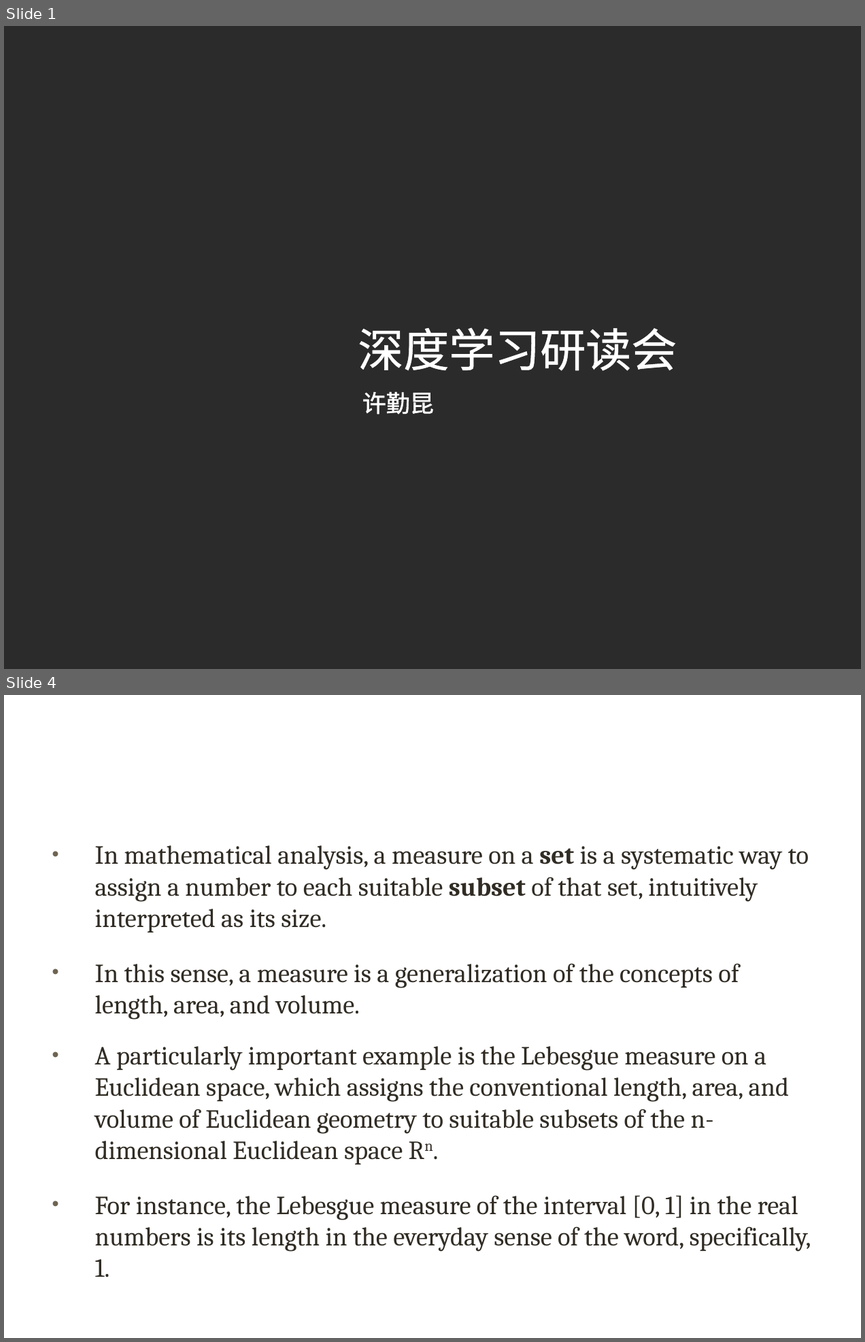
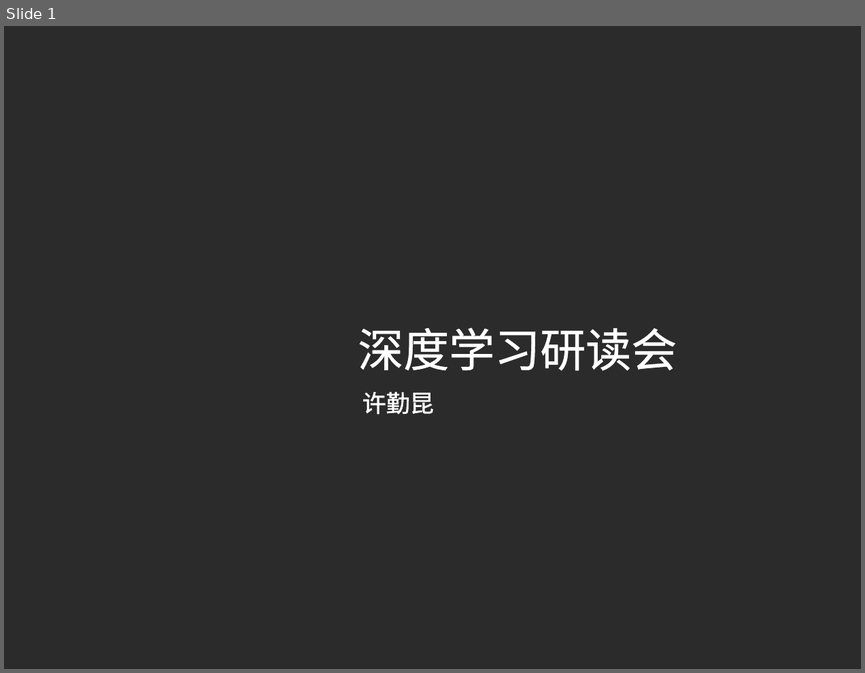
Before and after one commit to xuqinkun/Report, a slide deck: Deep Learning-3.12-3.14.pptx. Shown one above the other, each under a label of ours: slides 1 and 4 before the commit, slide 1 after it; the slides between them are not shown. The pictures are 865x1342 and 865x673 pixels, drawn with LibreOffice and Linux fonts; fonts in the diff are those of the drawing; background and template pictures are left out; a plain dark background stands for a picture behind light text. Boxes give left, top, right and bottom in pixels: in the first picture for what was removed or moved away, otherwise in the second. Text is boxed around its words. In the diff, an @@ line names an element or a change of style, - is before the commit and + after.

```diff
--- a/Deep Learning-3.12-3.14.pptx
+++ b/Deep Learning-3.12-3.14.pptx
@@ slide 4 removed at bbox=[4, 695, 861, 1338], background picture (left out) @@
@@ title removed at bbox=[56, 745, 489, 816] @@
-1.1 Measure
@@ text removed at bbox=[95, 845, 809, 1019] @@
-• In mathematical analysis, a measure on a set is a systematic way to assign a number to each suitable subset of that set, intuitively interpreted as its size.
-• In this sense, a measure is a generalization of the concepts of length, area, and volume.
@@ text removed at bbox=[95, 1046, 811, 1277] @@
-• A particularly important example is the Lebesgue measure on a Euclidean space, which assigns the conventional length, area, and volume of Euclidean geometry to suitable subsets of the n-dimensional Euclidean space Rn.
-• For instance, the Lebesgue measure of the interval [0, 1] in the real numbers is its length in the everyday sense of the word, specifically, 1.
```
Also in this commit, not shown: 11 slides changed, 12 slides added, 10 other slides removed.
